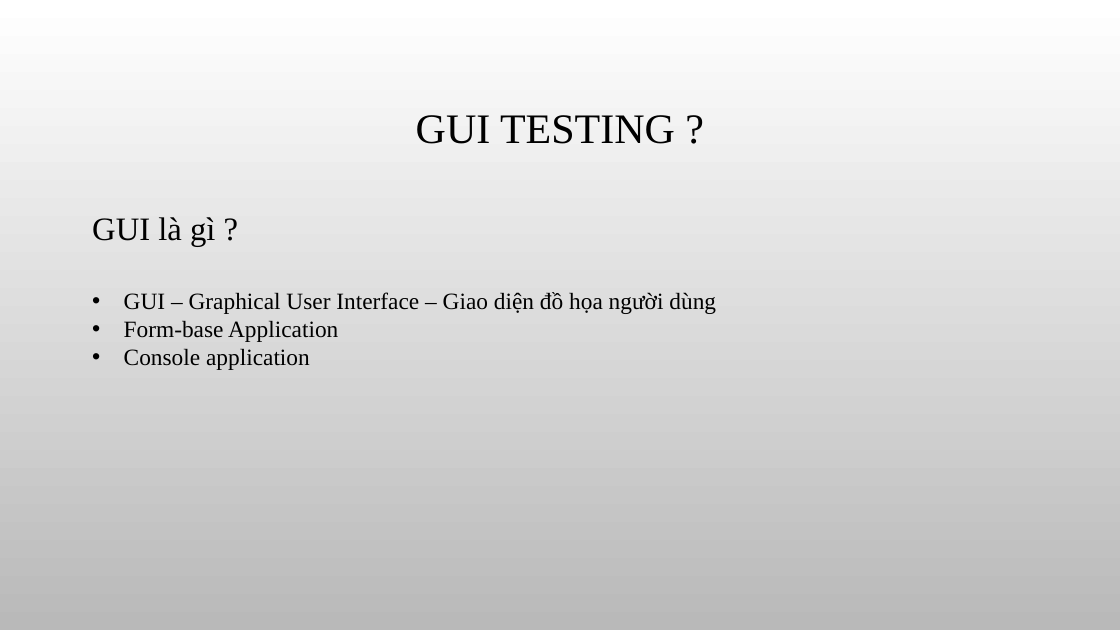
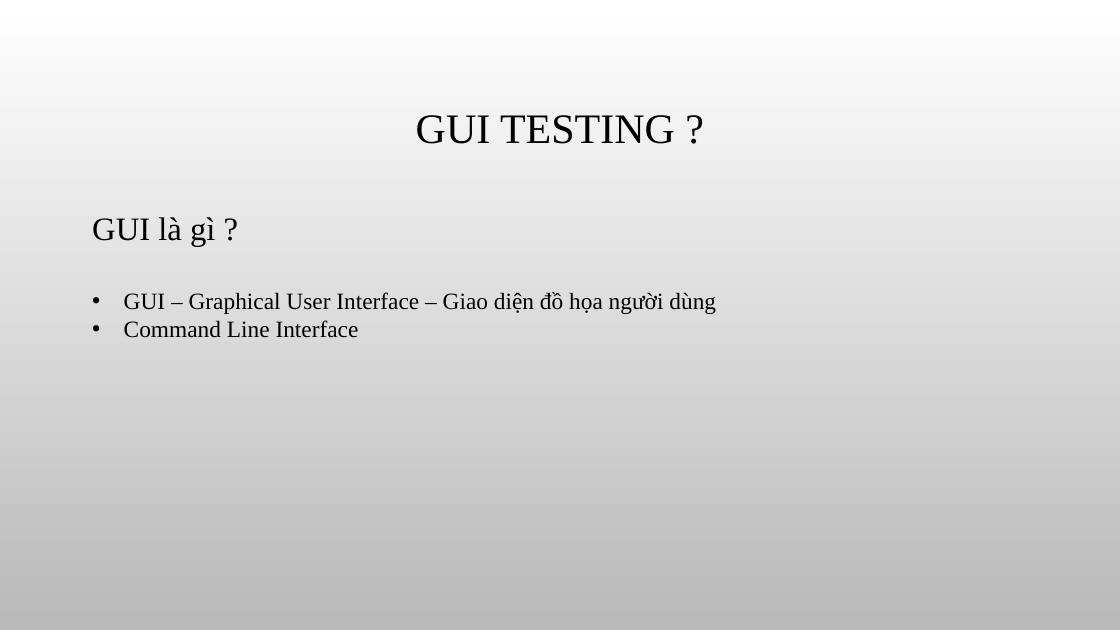
Before and after one commit to khoahoang/GUI-Usability-testing-research, a slide deck: slide 3 of slide/GUI & Usability testing group 20.pptx. Drawn at 1120x630 pixels with LibreOffice and Linux fonts; fonts in the diff are those of the drawing; background and template pictures are left out. Boxes give left, top, right and bottom in pixels: in the first picture for what was removed or moved away, otherwise in the second. Text is boxed around its words. In the diff, an @@ line names an element or a change of style, - is before the commit and + after.

Commit message:
slide GUI testing

```diff
--- a/slide/GUI & Usability testing group 20.pptx
+++ b/slide/GUI & Usability testing group 20.pptx
@@ text at box(124, 320, 359, 338): text changed @@
-• Form-base Application
-• Console application
+• Command Line Interface
```
Also in this commit, not shown: 3 other slides changed, 8 slides added, 1 slide removed.
